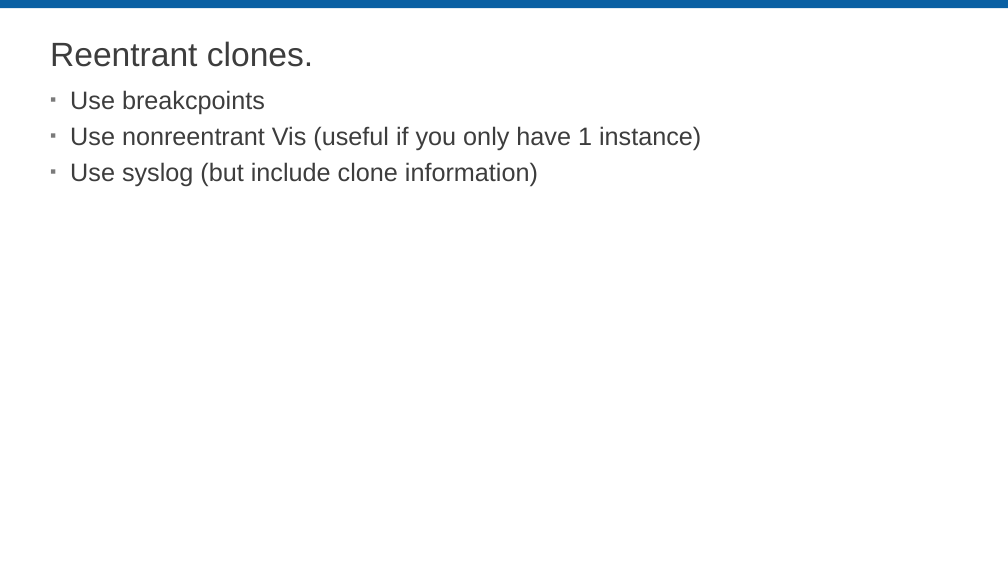
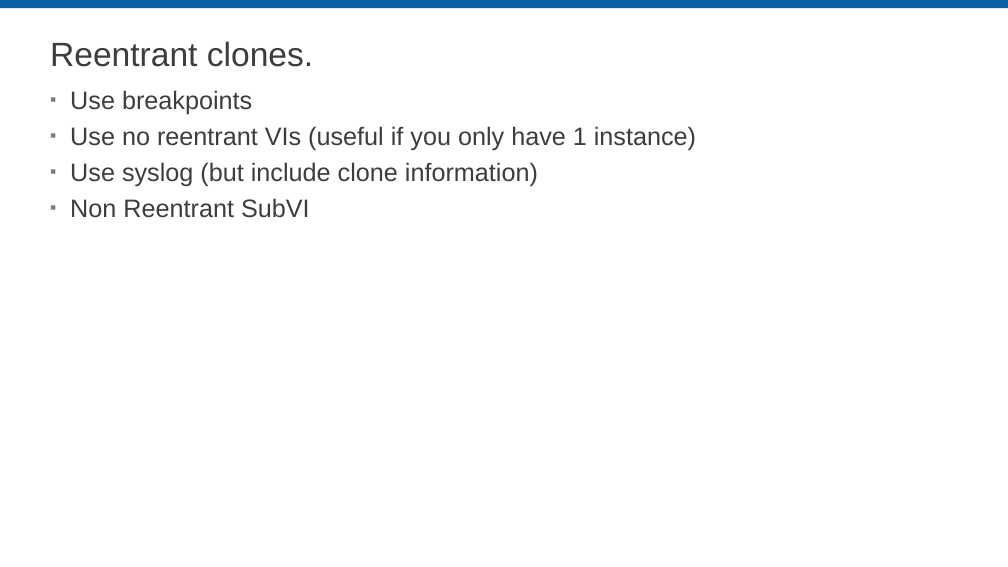
Before and after one commit to LabVIEW-DCAF/Documentation, a slide deck: slide 29 of Trunk/Getting Started Material/DCAF Training/8 Debugging DCAF.pptx (slide 11 before the commit). Drawn at 1008x567 pixels with LibreOffice and Linux fonts; fonts in the diff are those of the drawing; background and template pictures are left out. Boxes give left, top, right and bottom in pixels: in the first picture for what was removed or moved away, otherwise in the second. Text is boxed around its words. In the diff, an @@ line names an element or a change of style, - is before the commit and + after.

```diff
--- a/Trunk/Getting Started Material/DCAF Training/8 Debugging DCAF.pptx
+++ b/Trunk/Getting Started Material/DCAF Training/8 Debugging DCAF.pptx
@@ text at <box>70,90,696,151</box>: text changed @@
-▪ Use breakcpoints
-▪ Use nonreentrant Vis (useful if you only have 1 instance)
+▪ Use breakpoints
+▪ Use no reentrant VIs (useful if you only have 1 instance)
@@ text at <box>70,198,310,218</box>: paragraph added @@
+▪ Non Reentrant SubVI
```
Also in this commit, not shown: 5 other slides changed, 14 slides added, 5 slides removed.
